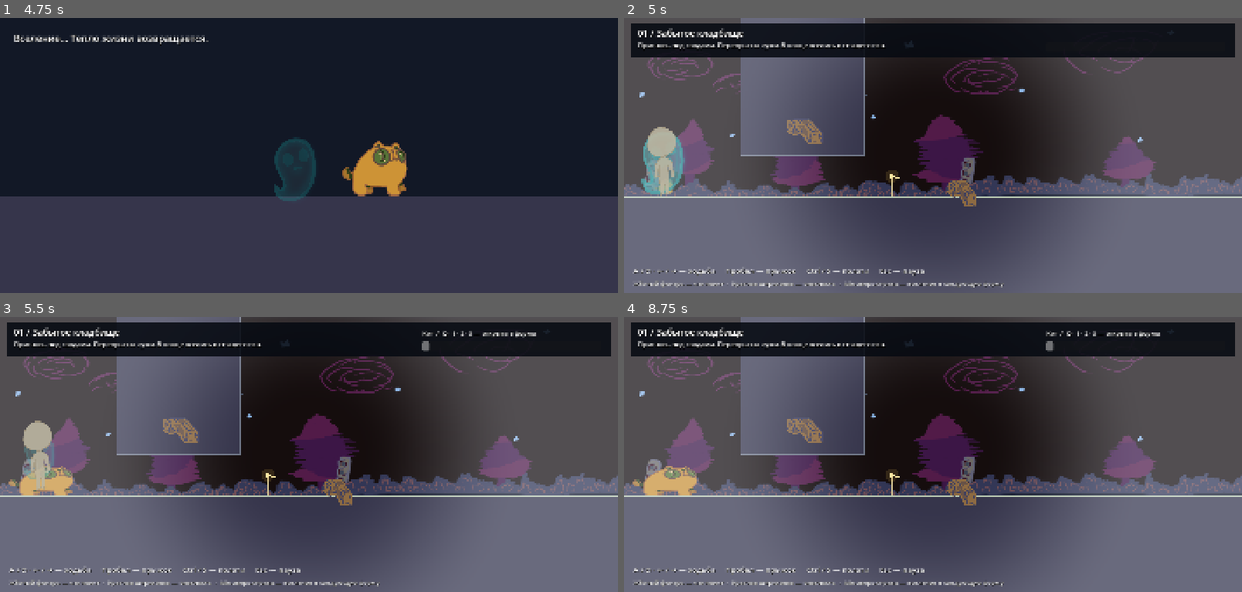
Above: before the commit, frames 1-4 (two rows, left to right).
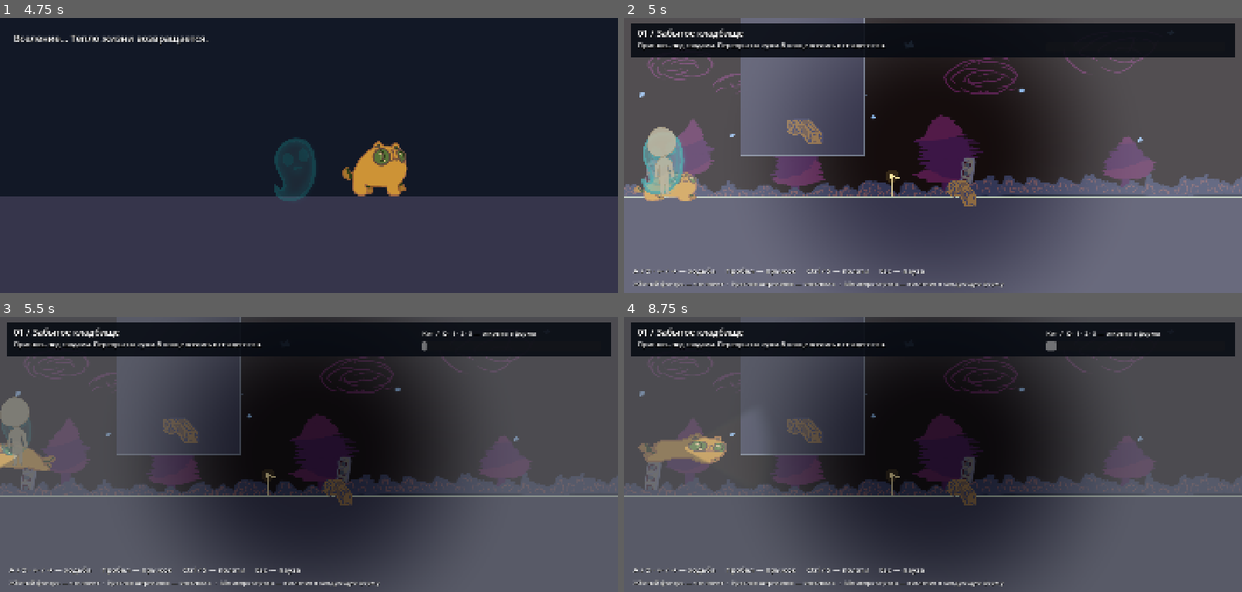
Above: after the commit, the same moments.

Repository: marykakao25-ux/ghost
Game: Godot game, scene res://scenes/MainMenu.tscn
Same seed, same stepped clock (60 frames per second), same inputs: the game is played once before the commit and once after it.
Inputs:
- Up to frame 1 (4.75 s): click "Играть" at 0.5 s; hold Ctrl (crawl) 1.28-2.03 s; hold D (move_right) 1.28-2.78 s; tap Space (jump) at 1.52, 2.27, 3.77, 4.52 s; tap Ctrl (crawl) at 2.1, 3.05, 3.8, 4.55 s; hold A (move_left) 2.78-3.53 s; hold Q (shapeshift) 2.78-3.53 s; hold D (move_right) from 3.53 s (still down); tap 3 (shapeshift_bird) at 3.6 s; hold 1 (shapeshift_cat) from 4.28 s (still down)
- Up to frame 2 (5 s): keep holding D (move_right); keep holding 1 (shapeshift_cat)
- Up to frame 3 (5.5 s): release D (move_right) at 5.03 s; release 1 (shapeshift_cat) at 5.03 s; hold A (move_left) from 5.03 s (still down); tap 2 (shapeshift_dog) at 5.1 s; tap Space (jump) at 5.27 s; tap Ctrl (crawl) at 5.3 s
- Up to frame 4 (8.75 s): release A (move_left) at 5.78 s; hold D (move_right) 5.78-6.53 s; hold Ctrl (crawl) 5.78-6.53 s; hold A (move_left) 6.53-8.03 s; tap Ctrl (crawl) at 6.6, 7.55, 8.3 s; tap Space (jump) at 6.77, 7.52, 8.27 s; hold Q (shapeshift) 7.28-8.03 s; tap Enter at 8 s; hold D (move_right) from 8.03 s (still down); tap 3 (shapeshift_bird) at 8.1 s

Frame 1 is identical in both runs. In frame 2, 0.5% of the frame differs, in the area x 1-12%, y 55-67%; in frame 3, 28%, in the area x 0-100%, y 0-100%; in frame 4, 28%.

Commit message:
[T-0034] fix(player): never leave movement component unassigned on form switch

Diff:
--- a/scenes/Level_Bird_Rooftops.tscn
+++ b/scenes/Level_Bird_Rooftops.tscn
@@ -52,7 +52,6 @@
 	var player: Node = ShapeShiftManager.get_player()
 	if player != null and int(player.get(\"current_form\")) != PlayerController.Form.BIRD:
 		player.call(\"set_form\", PlayerController.Form.BIRD)
-		ShapeShiftManager.current_form = PlayerController.Form.BIRD
 "
 
 [sub_resource type="GDScript" id="GDScript_checkpoint"]
--- a/scenes/Level_Dog_Park.tscn
+++ b/scenes/Level_Dog_Park.tscn
@@ -42,10 +42,9 @@
 	ShapeShiftManager.change_form(PlayerController.Form.DOG)
 	var player: Node = ShapeShiftManager.get_player()
 	if player != null and player.has_method(\"set_form\"):
-		# change_form no-op если current_form уже DOG после load_progress.
+		# Страховка рассинхрона: менеджер мог «запомнить» DOG раньше игрока.
 		if int(player.get(\"current_form\")) != PlayerController.Form.DOG:
 			player.call(\"set_form\", PlayerController.Form.DOG)
-			ShapeShiftManager.current_form = PlayerController.Form.DOG
 "
 
 [sub_resource type="GDScript" id="GDScript_checkpoint"]
--- a/scripts/PlayerController.gd
+++ b/scripts/PlayerController.gd
@@ -25,6 +25,7 @@
 
 var _pause_layer: CanvasLayer = null
 var _owns_pause: bool = false
+var _collision_pending: bool = false
 var _texture_bounds: Dictionary[Texture2D, Rect2] = {}
 var _effects_enabled: bool = true
 
@@ -49,6 +50,8 @@
 func _physics_process(delta: float) -> void:
 	if get_tree().paused:
 		return
+	if _collision_pending and not _movement_is_crawling():
+		_apply_form_collision()
 	if current_movement != null and current_movement.has_method("move"):
 		current_movement.move(self, delta)
 	else:
@@ -195,17 +198,32 @@
 	get_tree().call_group("level_presentation", "set_atmosphere_enabled", enabled)
 
 
-func set_form(form: Form) -> void:
+func set_form(form: Form) -> bool:
 	_ensure_child_refs()
-	if not can_set_form(form):
-		return
-	var feet_y: float = _get_collider_bottom_y()
+	if form < 0 or form >= Form.size():
+		return false
 	current_form = form
-	_apply_collision_for_form(form)
-	_align_feet_to(feet_y)
+	# Управление и спрайт меняются всегда: отказ из-за пересечения геометрии
+	# не должен оставлять игрока без компонента движения (см. T-0034).
 	_swap_movement(form)
+	_apply_form_collision()
 	_update_visual()
 	form_changed.emit(form)
+	return true
+
+
+func _apply_form_collision() -> void:
+	if not can_set_form(current_form):
+		_collision_pending = true
+		return
+	_collision_pending = false
+	var feet_y: float = _get_collider_bottom_y()
+	_apply_collision_for_form(current_form)
+	_align_feet_to(feet_y)
+
+
+func _movement_is_crawling() -> bool:
+	return current_movement is MovementCat and (current_movement as MovementCat).is_crawling
 
 
 func can_set_form(form: int) -> bool:
--- a/scripts/ShapeShiftManager.gd
+++ b/scripts/ShapeShiftManager.gd
@@ -59,6 +59,7 @@
 
 func change_form(new_form: int) -> bool:
 	## Меняет форму: один эффект вспышки, set_form у игрока, сигнал form_changed.
+	## current_form менеджера отражает фактическую форму игрока, а не намерение.
 	var player: Node = _resolve_player()
 	if player == null:
 		push_warning("ShapeShiftManager: нет игрока — сначала register_player().")
@@ -66,16 +67,15 @@
 	if not player.has_method("set_form"):
 		push_warning("ShapeShiftManager: у игрока нет метода set_form().")
 		return false
-	if new_form == current_form:
-		return false
-	if player.has_method("can_set_form") and not bool(player.call("can_set_form", new_form)):
+	if new_form == current_form and int(player.get("current_form")) == new_form:
 		return false
 
 	var from_form: int = current_form
 	play_possession_fx(player)
+	if not bool(player.call("set_form", new_form)):
+		return false
+	_unlock_form(new_form)
 	current_form = new_form
-	_unlock_form(new_form)
-	player.set_form(new_form)
 	form_changed.emit(from_form, new_form)
 	return true
 
--- a/scripts/tests/interaction_regression.gd
+++ b/scripts/tests/interaction_regression.gd
@@ -25,9 +25,14 @@
 	for frame: int in range(2):
 		await physics_frame
 	_player = current_scene.get_node("Player") as CharacterBody2D
-	# Крупная капсула: set_form в _ready часто откатывается из-за overlap, к кадру уже свободно.
-	if _player.current_movement == null and _player.can_set_form(0):
-		_player.set_form(0)
+	# T-0034: компонент движения обязан существовать сразу после загрузки.
+	# Раньше здесь был ручной патч (set_form при current_movement == null),
+	# который маскировал «не работает движение после переключения».
+	_check(_player.current_movement != null, "Игрок загружен без компонента движения: %s" % path)
+	_check(
+		int(_manager.current_form) == int(_player.current_form),
+		"Рассинхрон формы менеджер/игрок после загрузки: %s" % path
+	)
 	_player.set_physics_process(false)
 
 
@@ -47,6 +52,9 @@
 	_manager.unlocked_forms.clear()
 	_manager.unlock_form(0)
 	await _load_level("res://scenes/Level_Cat_Cemetry.tscn")
+	await _test_real_input_movement()
+	await _test_always_switched_forms()
+	await _test_desync_selfheal()
 	await _test_crawl_idle()
 	await _test_pause_menu()
 	await _test_atmosphere()
@@ -148,6 +156,59 @@
 	await _step(6)
 
 
+func _test_real_input_movement() -> void:
+	# Настоящий игровой цикл: физика не отключена, движение от зажатой клавиши.
+	_player.global_position = Vector2(250.0, 400.0)
+	_player.velocity = Vector2.ZERO
+	_player.set_physics_process(true)
+	var start_x: float = _player.global_position.x
+	Input.action_press("move_right")
+	for frame: int in range(30):
+		await physics_frame
+	Input.action_release("move_right")
+	_check(
+		_player.global_position.x - start_x > 30.0,
+		"Ввод move_right не двигает игрока в реальном физическом цикле"
+	)
+	_player.set_physics_process(false)
+	_player.velocity = Vector2.ZERO
+
+
+func _test_always_switched_forms() -> void:
+	# T-0034: смена формы никогда не «съедается» отказом коллизии —
+	# компонент движения и синхрон с менеджером гарантированы на любой форме.
+	_manager.unlock_form(1)
+	_manager.unlock_form(2)
+	var movement_paths: Array[String] = [
+		"res://scripts/MovementCat.gd",
+		"res://scripts/MovementDog.gd",
+		"res://scripts/MovementBird.gd",
+	]
+	for form: int in range(3):
+		_player.set_form(form)
+		_check(_player.current_movement != null, "Форма %s осталась без компонента движения" % form)
+		_check(
+			_player.current_movement != null
+				and str(_player.current_movement.get_script().resource_path) == movement_paths[form],
+			"Компонент движения не соответствует форме %s" % form
+		)
+		_check(int(_manager.current_form) == form, "Менеджер не синхронизировал форму %s" % form)
+	_player.set_form(0)
+	await _step(2)
+
+
+func _test_desync_selfheal() -> void:
+	# load_progress мог «запомнить» форму раньше игрока: смена не должна становиться
+	# ложным no-op, а игрок — оставаться без движения.
+	_player.set_form(0)
+	_manager.current_form = 1
+	_check(_manager.change_form(1), "change_form съедает смену формы при рассинхроне")
+	_check(int(_player.current_form) == 1, "Игрок не сменил форму после рассинхрона")
+	_check(_player.current_movement != null, "После смены из рассинхрона игрок без компонента движения")
+	_player.set_form(0)
+	await _step(2)
+
+
 func _test_pause_menu() -> void:
 	_player._toggle_pause()
 	await process_frame
@@ -182,6 +243,7 @@
 	_manager.unlock_form(1)
 	_check(_manager.change_form(1), "Не сменилась форма")
 	await process_frame
+	_check(int(_manager.current_form) == 1 and int(_player.current_form) == 1, "Рассинхрон формы после смены")
 	var pivot: Node2D = _player.get_node("FormPivot")
 	_check(pivot.get_node_or_null("PossessionGhost") != null, "Призрак не появился при смене")
 	_check(_player.animated_sprite.visible, "Форма скрыта после вселения")
